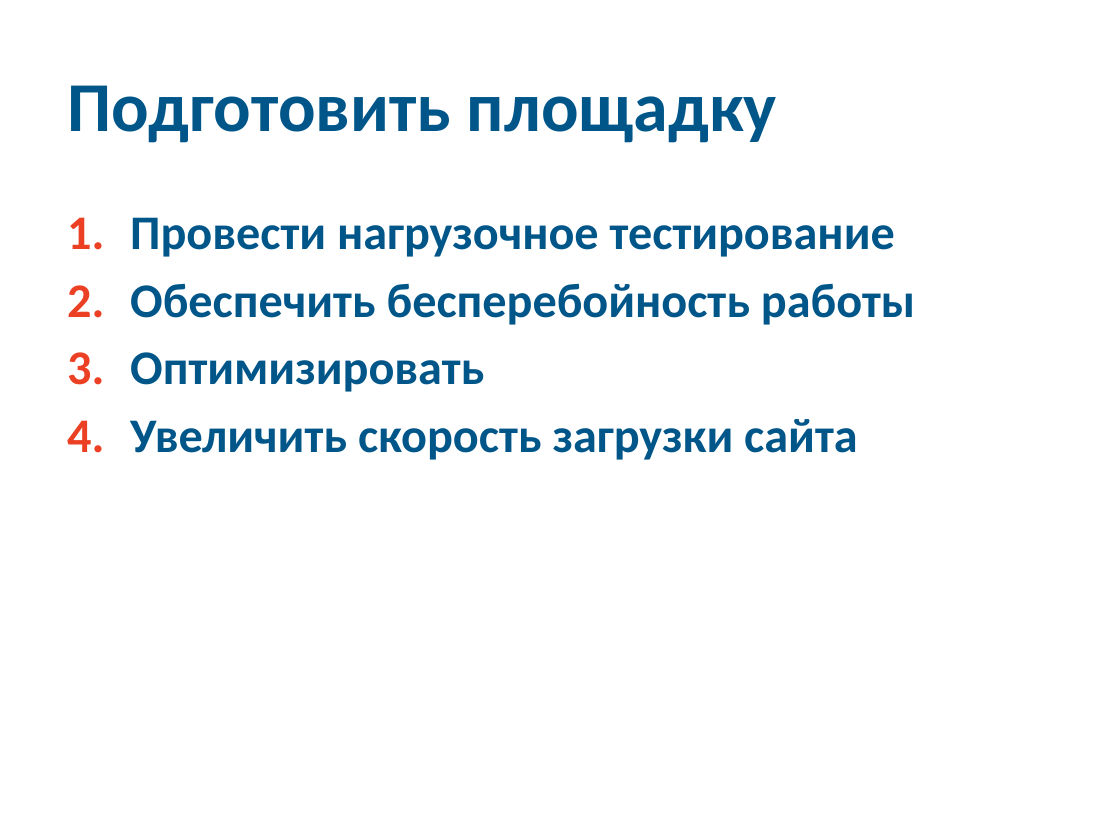
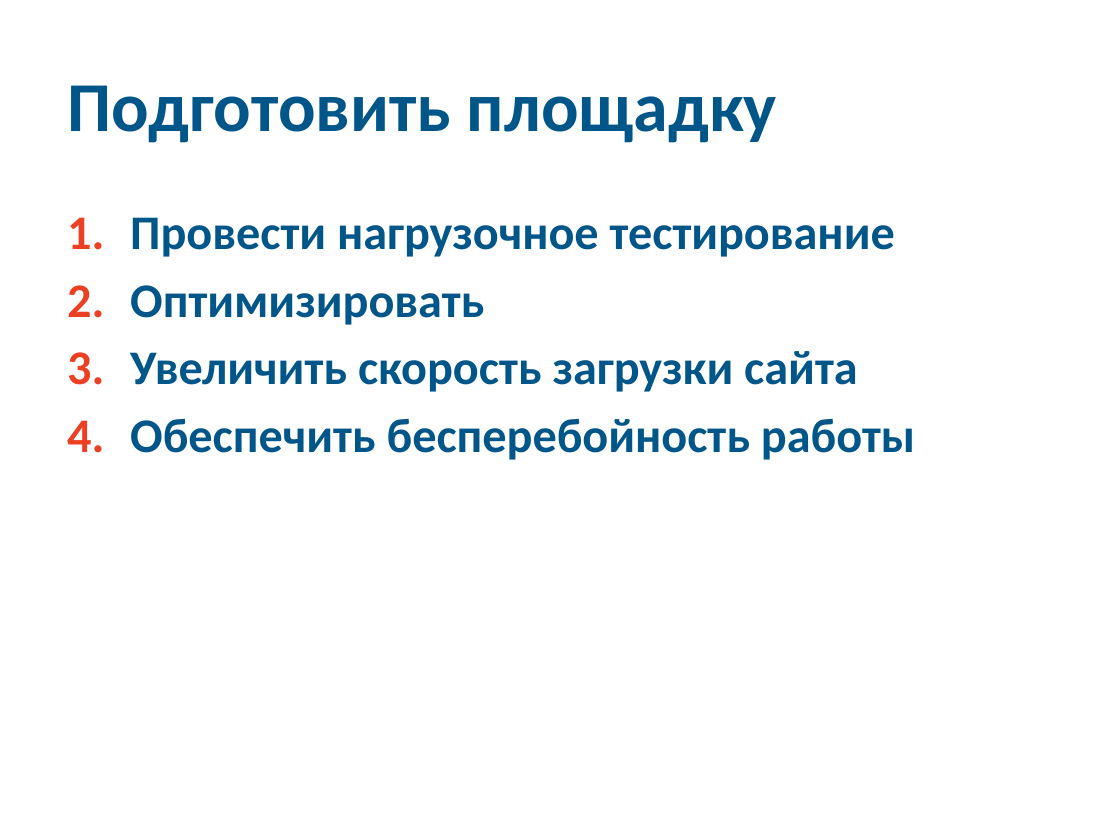
Before and after one commit to 2naive/2naive.github.io, a slide deck: slide 14 of ireklama.pptx. Drawn at 1120x840 pixels with LibreOffice and Linux fonts; fonts in the diff are those of the drawing. Boxes give left, top, right and bottom in pixels: in the first picture for what was removed or moved away, otherwise in the second. Text is boxed around its words. In the diff, an @@ line names an element or a change of style, - is before the commit and + after.

```diff
--- a/ireklama.pptx
+++ b/ireklama.pptx
@@ text at (x1=130, y1=283, x2=915, y2=325): paragraph removed @@
-2. Обеспечить бесперебойность работы
@@ text at (x1=130, y1=418, x2=915, y2=460): paragraph added @@
+4. Обеспечить бесперебойность работы
```
Also in this commit, not shown: 3 other slides changed, 3 slides added, 1 other file.
